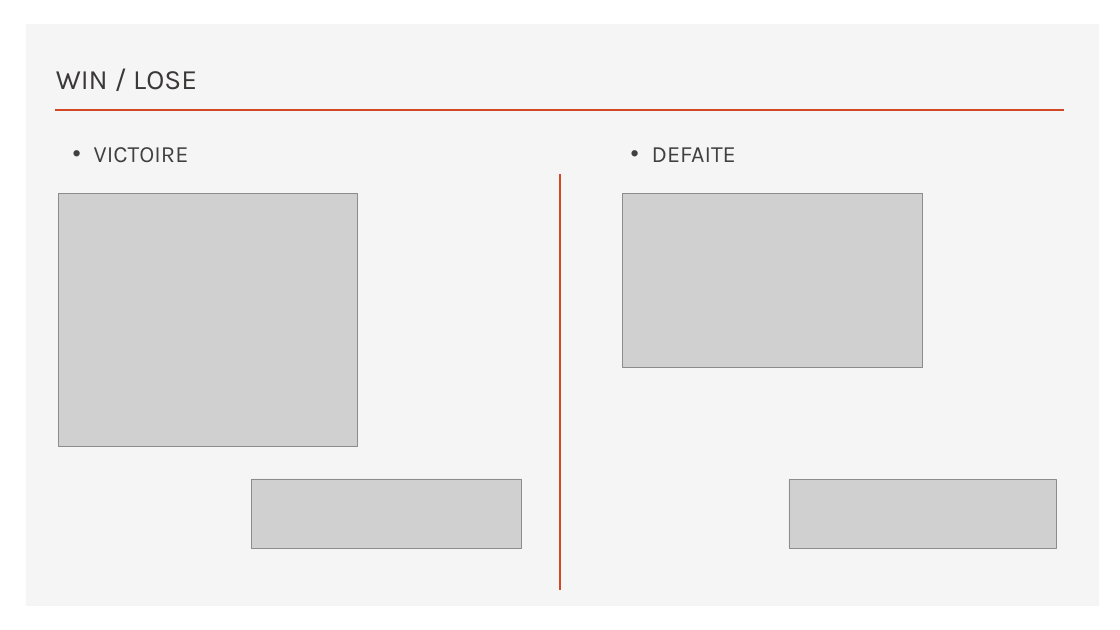
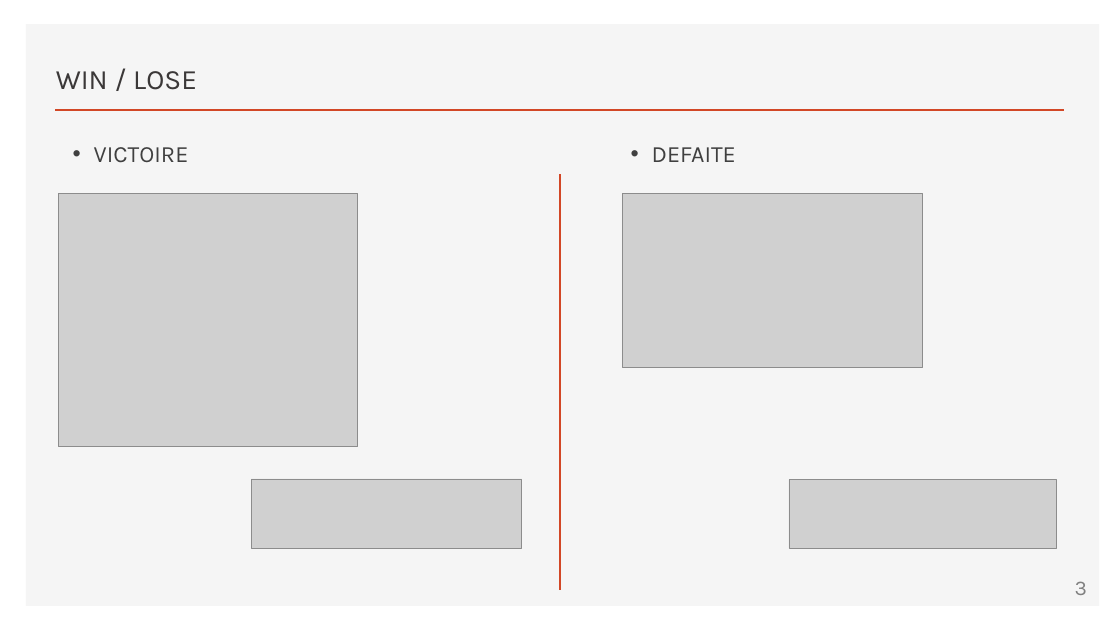
Before and after one commit to IAmFrench/slot-machine-in-javascript-2017, a slide deck: slide 3 of presentation/Slot Machine.pptx. Drawn at 1120x630 pixels with LibreOffice and Linux fonts; fonts in the diff are those of the drawing; grey boxes stand for pictures. Boxes give left, top, right and bottom in pixels: in the first picture for what was removed or moved away, otherwise in the second. Text is boxed around its words. In the diff, an @@ line names an element or a change of style, - is before the commit and + after.

```diff
--- a/presentation/Slot Machine.pptx
+++ b/presentation/Slot Machine.pptx
@@ page number added at (1075,581,1087,595), 18 pt, text #808080 @@
+3
```
Also in this commit, not shown: 4 other slides changed.
